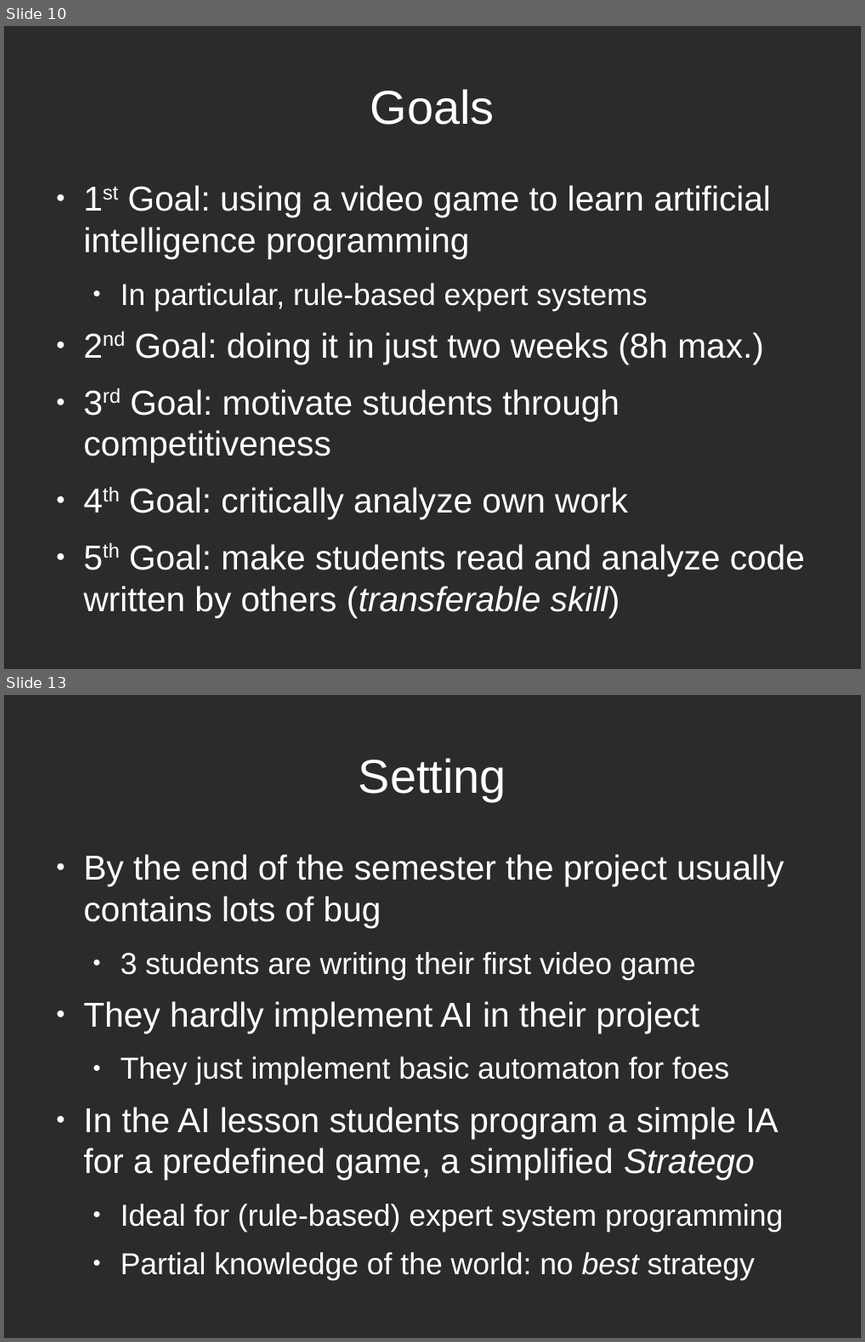
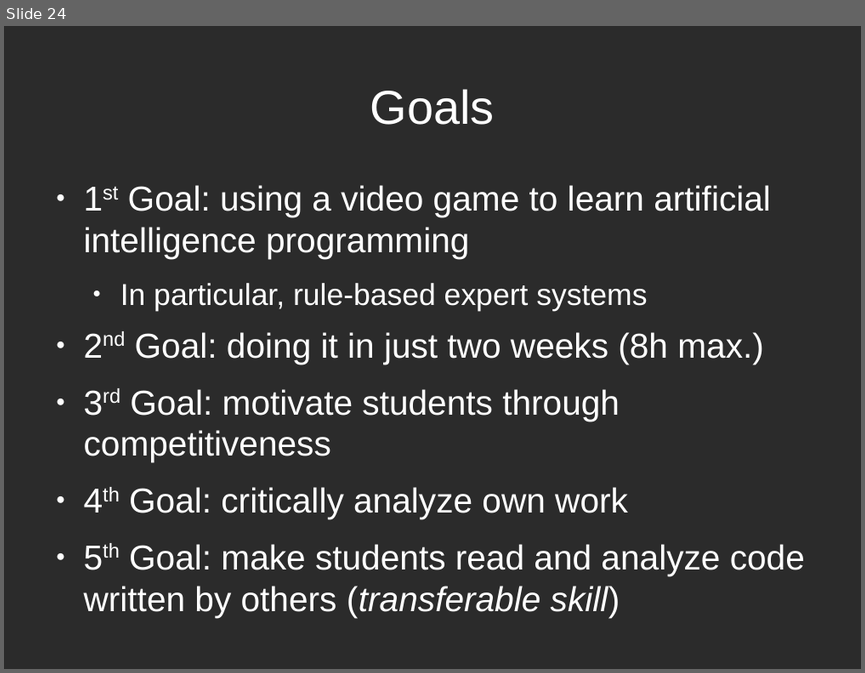
Before and after one commit to rompehielos013013013/gsiege, a slide deck: presentacion/Brunel2014/assessingCompetitions.odp. Shown one above the other, each under a label of ours: slides 10 and 13 before the commit, slide 24 after it; the slides between them are not shown. The pictures are 865x1342 and 865x673 pixels, drawn with LibreOffice and Linux fonts; fonts in the diff are those of the drawing; background and template pictures are left out; a plain dark background stands for a picture behind light text. Boxes give left, top, right and bottom in pixels: in the first picture for what was removed or moved away, otherwise in the second. Text is boxed around its words. In the diff, an @@ line names an element or a change of style, - is before the commit and + after.

Commit message:
First proposal lista

```diff
--- a/presentacion/Brunel2014/assessingCompetitions.odp
+++ b/presentacion/Brunel2014/assessingCompetitions.odp
@@ slide 13 removed at (x1=4, y1=695, x2=861, y2=1338), background picture (left out) @@
@@ title removed at (x1=358, y1=758, x2=506, y2=801) @@
-Setting
@@ text removed at (x1=84, y1=854, x2=783, y2=1281) @@
-● By the end of the semester the project usually contains lots of bug
-  ● 3 students are writing their first video game
-● They hardly implement AI in their project
-  ● They just implement basic automaton for foes
-● In the AI lesson students program a simple IA for a predefined game, a simplified Stratego
-  ● Ideal for (rule-based) expert system programming
-  ● Partial knowledge of the world: no best strategy
@@ what was slide 10 is now slide 24 @@
```
Also in this commit, not shown: 12 slides changed, 2 slides added, 5 other slides removed.
